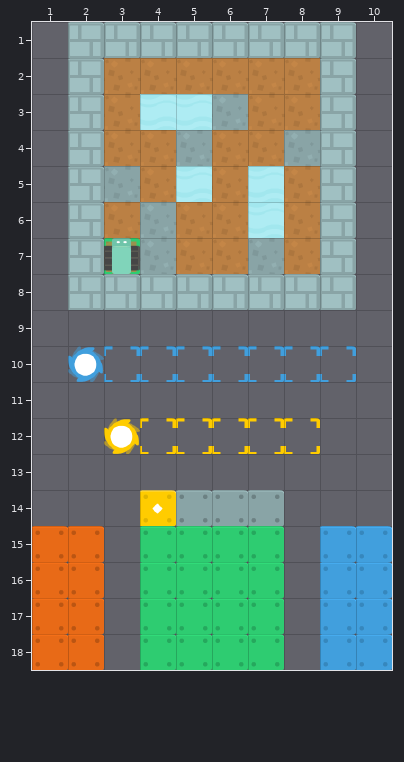
One commit to this Tiled map: android/assets/stages/sequence_normal.tmx. The picture above is the old version.
Cells are 64x64 px. Shown: x 1..10, y 1..18.
Now the later version:
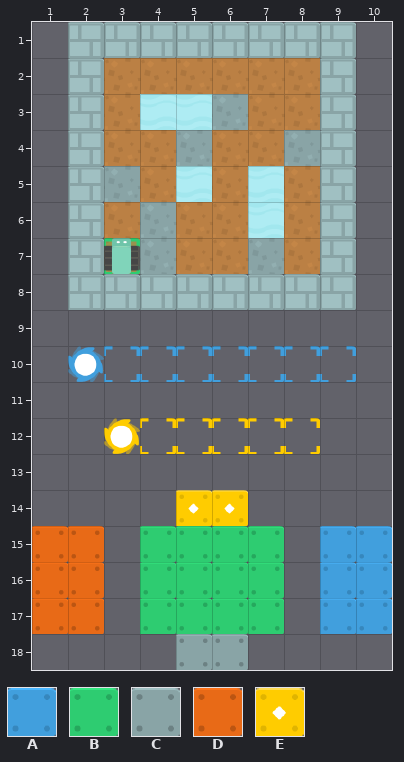
Key: from "tileset": A 0 "box", B 7 "box", C 11 "box", D 14 "box", E 25 "box".
_ is an empty cell, . an unchanged one.
Changes in this commit:
--- layer "boxes"
@@ x 4..7 @@
-14 ECCC
+14 _EE_
@@ x 1..10 @@
-18 DD.BBBB.AA
+18 __._CC_.__
Pixel boxes of the changes (left, top, right, bottom) in both pictures:
changed: (140, 490, 284, 526)
removed: (32, 634, 104, 670)
changed: (140, 634, 284, 670)
removed: (320, 634, 392, 670)
